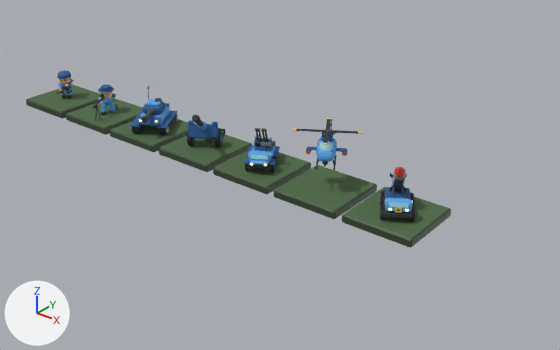
The Blender file art/units/units.blend, before and after one commit.
Camera for both pictures: a 50 mm camera at (7.18, -7.27, 4.45) aimed at (1.21, 0.18, -0.18). Lighting does not change. The marker at lower left points along +X, +Y and +Z. The older version comes first.

In view in the first picture: 'AA_main', 'ART_main', 'HEL_main', 'NUKE_main', 'TNK_main', 'tile', 'tile.001', 'tile.002', 'tile.003', 'tile.004', 'tile.005', 'tile.006' and 3 more.
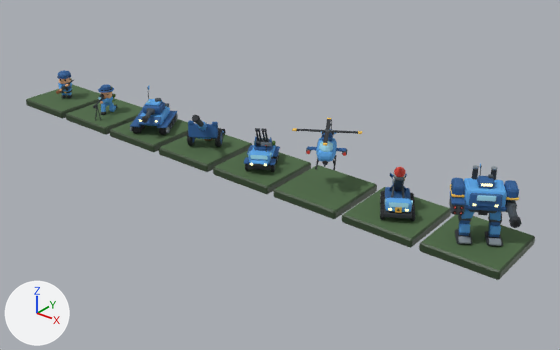
The newer file is also turned or shifted as a whole; pictures and numbers use the older file's frame.

Boxes [x1, y1, x2, y2] around the edits, measured in the pictures (560 x 350 px):
'tile.007', added (dark green)
    after: [419, 215, 535, 280]
    faces in mat_tile (dark green #4d6a45): [422, 215, 533, 270]
    faces in mat_tileside (dark green #35492f): [419, 215, 535, 280]
'TTN_main', added
    after: [449, 163, 522, 247]
    faces in mat_trim (blue #2a5d96): [450, 176, 519, 237]
    faces in mat_body (blue #5aa7e8): [459, 163, 507, 235]
    faces in mat_dark (dark grey #2c3136): [455, 166, 522, 247]
    faces in mat_metal (greyish blue #4f585f): [449, 174, 518, 224]
    faces in mat_steel (grey #8a959c): [458, 165, 504, 246]

The change, as a diff of the scene's bpy script:
```diff
--- a/art/units/units.blend.py
+++ b/art/units/units.blend.py
@@ me_ttn_main @@
+me_ttn_main.from_pydata(...)  # 1288 vertices, 1224 faces; spans x -0.36..0.355, y -0.458..0.175, z 0.0..0.89
+me_ttn_main.materials.append(mat_body)  # blue #5aa7e8
+me_ttn_main.materials.append(mat_trim)  # blue #2a5d96
+me_ttn_main.materials.append(mat_dark)  # dark grey #2c3136
+me_ttn_main.materials.append(mat_metal)  # greyish blue #4f585f
+me_ttn_main.materials.append(mat_steel)  # grey #8a959c
+me_ttn_main.materials.append(mat_black)  # black #16181b
+me_ttn_main.materials.append(mat_glass)  # cyan #9fdcf2
+me_ttn_main.materials.append(mat_light)  # beige #fff1a8, glowing beige #fff1a8
+me_ttn_main.materials.append(mat_wood)  # brown #8f5d38
+me_ttn_main.materials.append(mat_brass)  # yellow #f2c14e
+me_ttn_main.materials.append(mat_red)  # red #e2483b
@@ ob_tile_007 @@
+ob_tile_007 = bpy.data.objects.new('tile.007', me_tile_006.copy())  # the mesh of ob_tile_006
+ob_tile_007.location = (4.2, 0.0, 0.0)
@@ ob_ttn_main @@
+ob_ttn_main = bpy.data.objects.new('TTN_main', me_ttn_main)
+ob_ttn_main.location = (4.2, 0.0, 0.0)
+ob_ttn_main.rotation_euler = (0.0, 0.0, 0.559)  # degrees (0, 0, 32)
```
